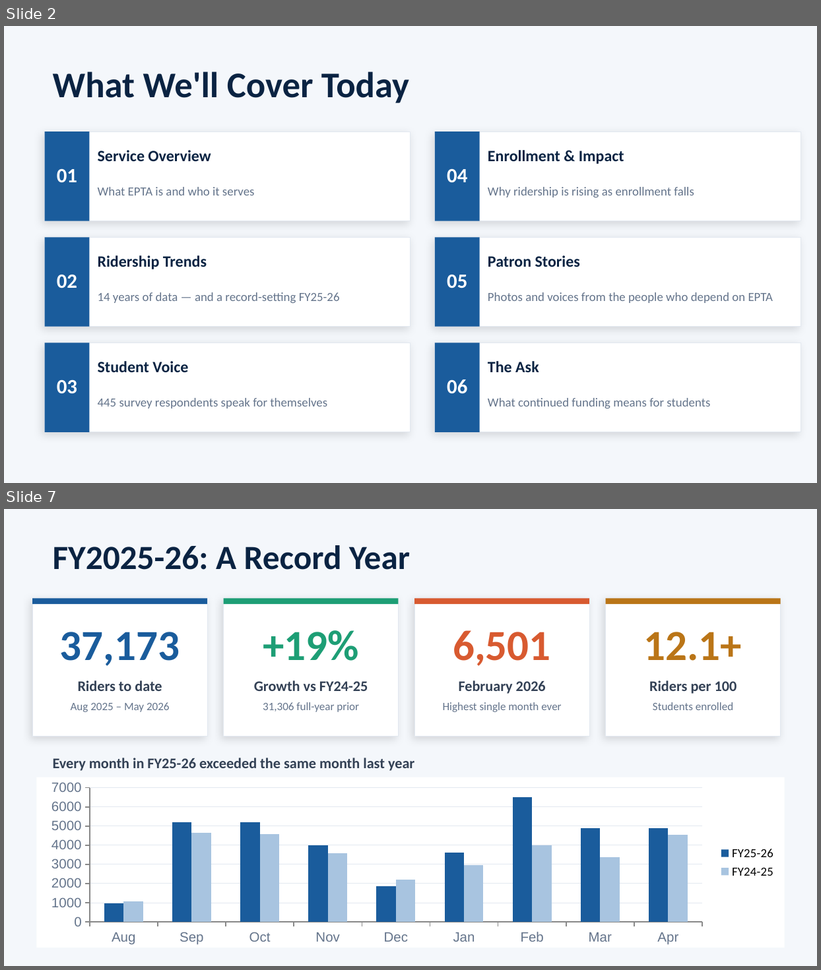
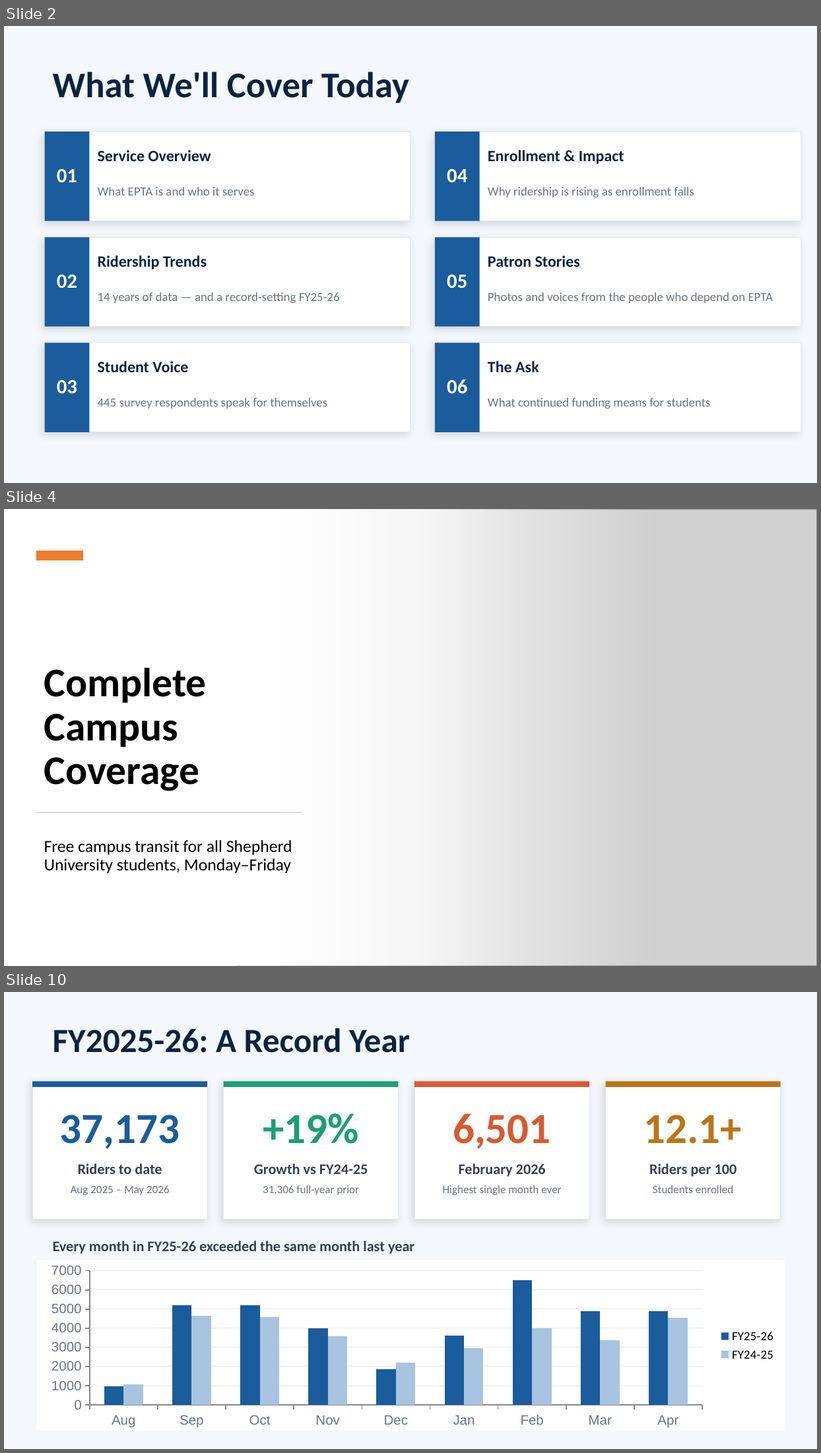
Before and after one commit to meekerwv-boop/Epta_Capstone, a slide deck: EPTA/EPTA_Funding_Case_2025.pptx. Shown one above the other, each under a label of ours: slides 2 and 7 before the commit, slides 2, 4 and 10 after it; the slides between them are not shown. The pictures are 821x970 and 821x1453 pixels, drawn with LibreOffice and Linux fonts; fonts in the diff are those of the drawing; grey boxes stand for pictures. Boxes give left, top, right and bottom in pixels: in the first picture for what was removed or moved away, otherwise in the second. Text is boxed around its words. In the diff, an @@ line names an element or a change of style, - is before the commit and + after.

```diff
--- a/EPTA/EPTA_Funding_Case_2025.pptx
+++ b/EPTA/EPTA_Funding_Case_2025.pptx
@@ slide 4 added at (x1=4, y1=509, x2=817, y2=966), background #FFFFFF @@
@@ rectangle added at (x1=4, y1=509, x2=655, y2=966), fill gradient #FFFFFF @@
@@ picture added at (x1=239, y1=509, x2=817, y2=966) @@
@@ rectangle added at (x1=36, y1=551, x2=83, y2=560), fill #ED7D31 @@
@@ text added at (x1=44, y1=667, x2=207, y2=791), 36 pt, text #000000, bold @@
+Complete Campus Coverage
@@ rectangle added at (x1=36, y1=813, x2=301, y2=813), fill #D5D5D5 @@
@@ text added at (x1=44, y1=840, x2=292, y2=873), 15 pt, text #000000 @@
+Free campus transit for all Shepherd University students, Monday–Friday
@@ what was slide 7 is now slide 10 @@
```
Also in this commit, not shown: 13 slides changed, 3 other slides added, 2 slides removed, 6 other files.
